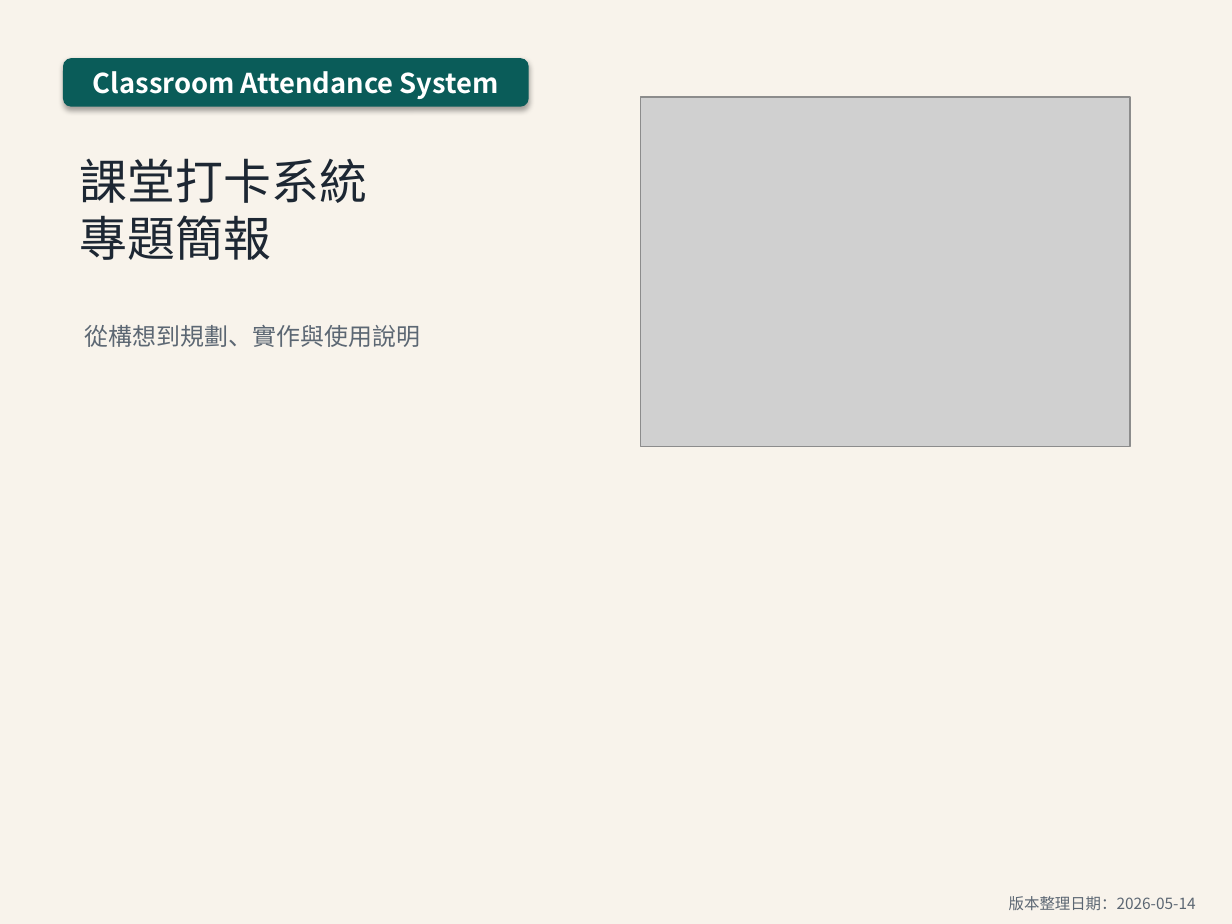
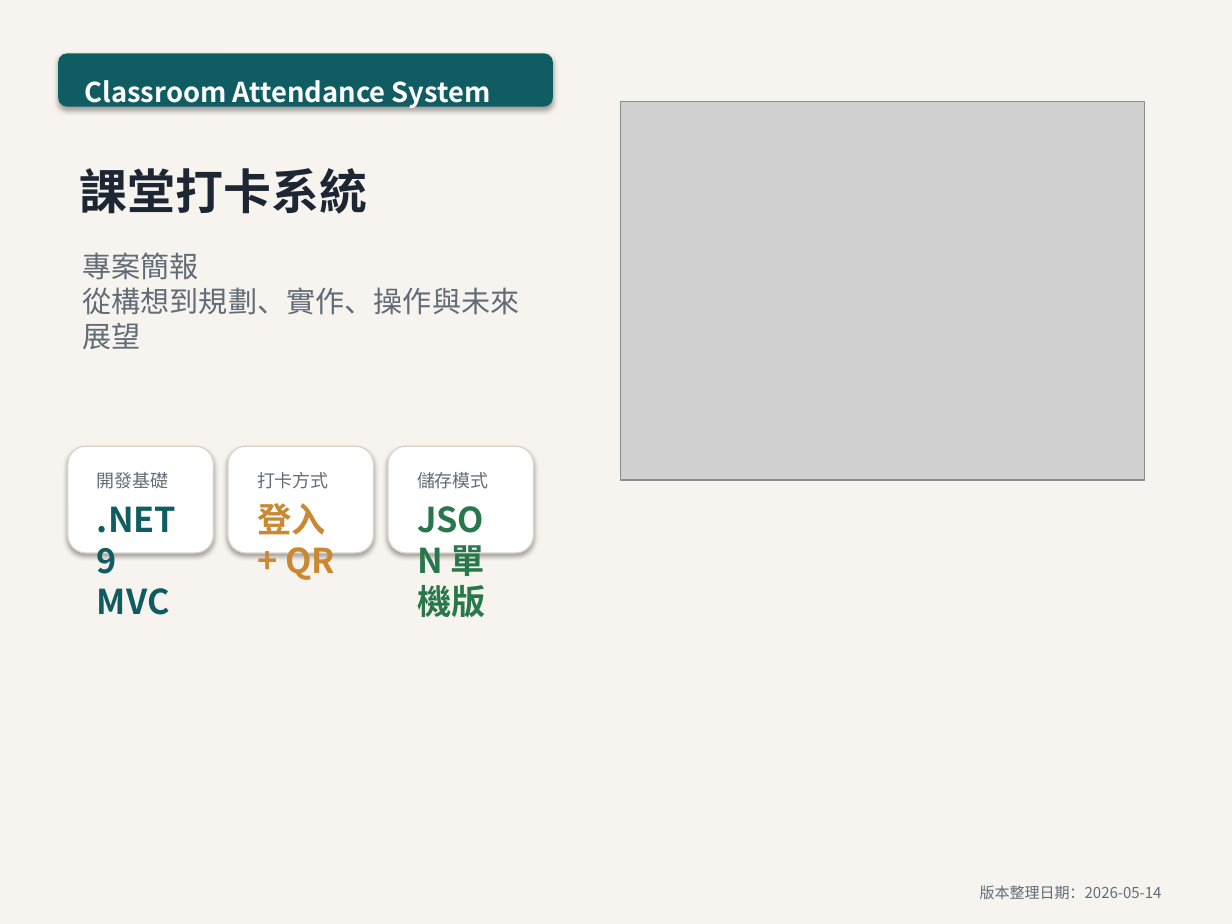
Before and after one commit to s0341969/scheduler-project, a slide deck: slide 1 of 課堂打卡系統/課堂打卡系統_專案簡報.pptx. Drawn at 1232x924 pixels with LibreOffice and Linux fonts; fonts in the diff are those of the drawing; grey boxes stand for pictures. Boxes give left, top, right and bottom in pixels: in the first picture for what was removed or moved away, otherwise in the second. Text is boxed around its words. In the diff, an @@ line names an element or a change of style, - is before the commit and + after.

Commit message:
2026-05-14 23:55 升級專案簡報為正式報告版

```diff
--- a/課堂打卡系統/課堂打卡系統_專案簡報.pptx
+++ b/課堂打卡系統/課堂打卡系統_專案簡報.pptx
@@ background #F8F3EB to #F7F4EF @@
@@ rounded rectangle added at box(58, 53, 553, 106), fill #105C63 @@
@@ text "Classroom Attendance System": place and size @@
-text "Classroom Attendance System" at box(63, 58, 529, 106)
+text "Classroom Attendance System" at box(85, 80, 491, 110)
@@ text "Classroom Attendance System" at box(85, 80, 491, 110): alignment centre to left; vertical alignment middle to top; fill #0A5C59 to none; shadow off @@
@@ picture: place and size @@
-picture at box(641, 97, 1131, 446)
+picture at box(621, 102, 1145, 480)
@@ text at box(80, 168, 367, 214): text changed; bold on @@
-課堂打卡系統
-專題簡報
+課堂打卡系統
@@ text at box(82, 252, 519, 349): text changed; size 14 to 17 pt; text colour #5C6773 to #616C78 @@
-從構想到規劃、實作與使用說明
+專案簡報
+從構想到規劃、實作、操作與未來展望
@@ rounded rectangle added at box(68, 446, 213, 553), fill #FFFFFF, outline #DCD4C8 0.75 pt @@
@@ rounded rectangle added at box(228, 446, 373, 553), fill #FFFFFF, outline #DCD4C8 0.75 pt @@
@@ rounded rectangle added at box(388, 446, 533, 553), fill #FFFFFF, outline #DCD4C8 0.75 pt @@
@@ text added at box(97, 472, 168, 489), 10.5 pt, text #616C78 @@
+開發基礎
@@ text added at box(257, 472, 328, 489), 10.5 pt, text #616C78 @@
+打卡方式
@@ text added at box(417, 472, 488, 489), 10.5 pt, text #616C78 @@
+儲存模式
@@ text added at box(97, 506, 176, 615), 20 pt, text #105C63, bold @@
+.NET 9 MVC
@@ text added at box(257, 503, 335, 580), 20 pt, text #C98831, bold @@
+登入 + QR
@@ text added at box(417, 545, 485, 617), 20 pt, text #28784C, bold @@
+JSON 單機版
@@ text "版本整理日期：2026-05-14": place and size @@
-text "版本整理日期：2026-05-14" at box(1009, 896, 1196, 910)
+text "版本整理日期：2026-05-14" at box(980, 885, 1162, 899)
@@ text "版本整理日期：2026-05-14" at box(980, 885, 1162, 899): size 9 to 8.8 pt, text colour #5C6773 to #616C78 @@
```
Also in this commit, not shown: 1 other slide changed, 14 slides added, 10 slides removed, 4 other files.
